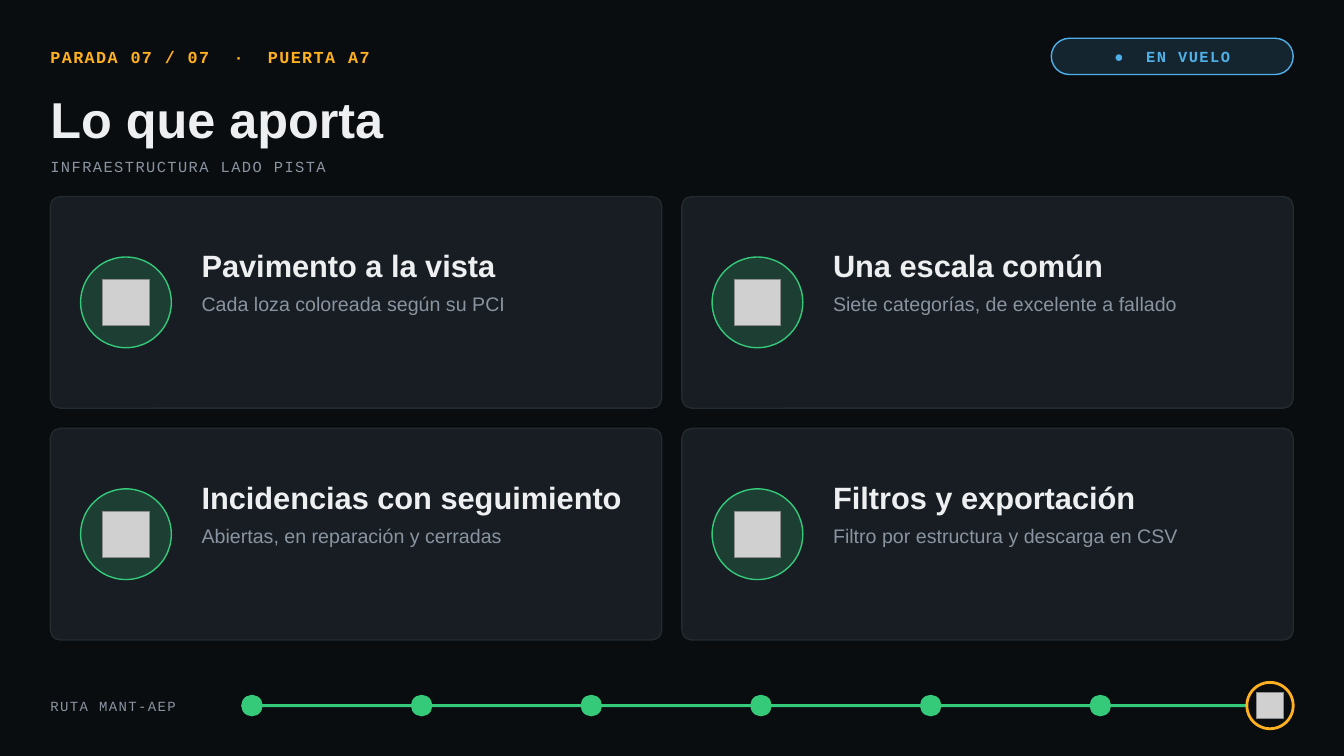
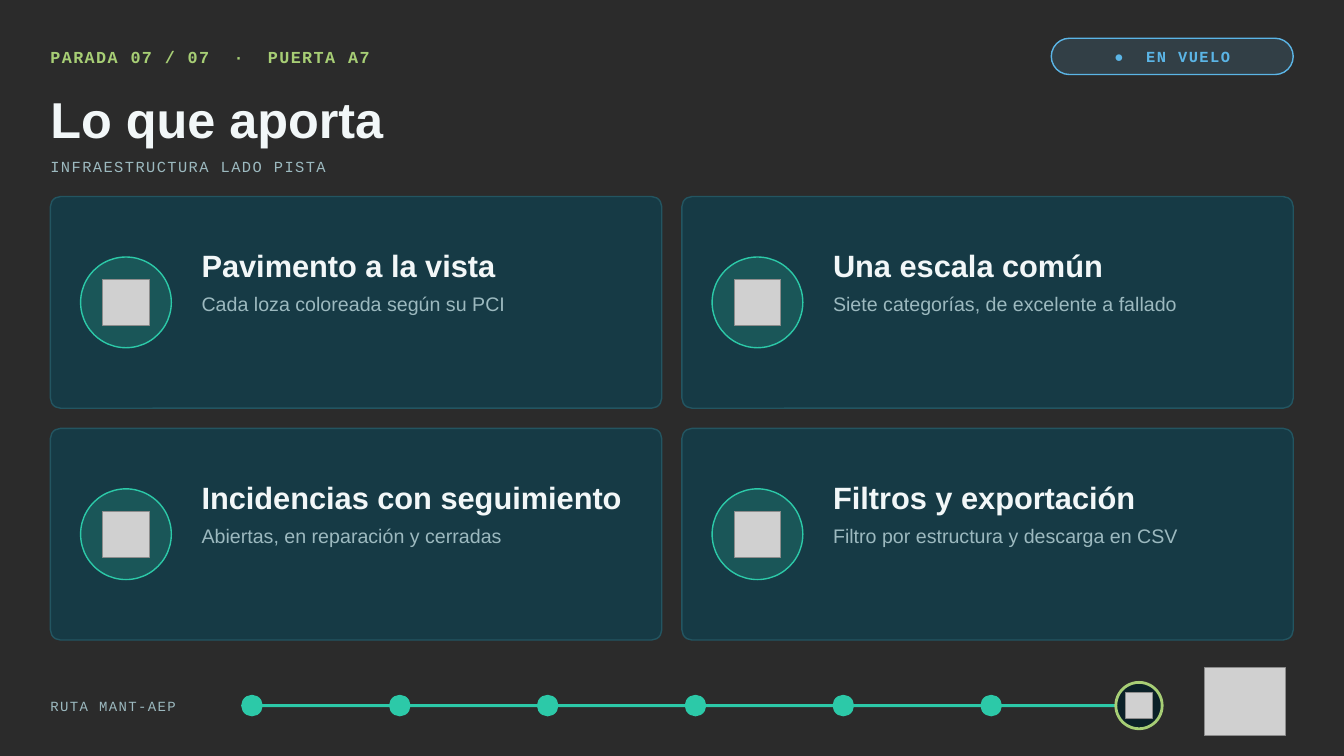
Before and after one commit to priscilacaputo/Presentaci-n-, a slide deck: slide 29 of presentacion/Presentacion_Mantenimiento_AEP.pptx. Drawn at 1344x756 pixels with LibreOffice and Linux fonts; fonts in the diff are those of the drawing; grey boxes stand for pictures; background and template pictures are left out; a plain dark background stands for a picture behind light text. Boxes give left, top, right and bottom in pixels: in the first picture for what was removed or moved away, otherwise in the second. Text is boxed around its words. In the diff, an @@ line names an element or a change of style, - is before the commit and + after.

```diff
--- a/presentacion/Presentacion_Mantenimiento_AEP.pptx
+++ b/presentacion/Presentacion_Mantenimiento_AEP.pptx
@@ background #0A0D10 to picture (left out) @@
@@ text "PARADA 07 / 07 · ..." at (x1=50, y1=52, x2=370, y2=63): text colour #FFB020 to #A7CE75 @@
@@ text "● EN VUELO" at (x1=1146, y1=51, x2=1230, y2=62): text colour #4FB0E8 to #5BB5E6 @@
@@ rounded rectangle at (x1=1052, y1=38, x2=1294, y2=75): fill #4FB0E8 at 15% opacity to #5BB5E6 at 15% opacity; outline #4FB0E8 1 pt to #5BB5E6 1 pt @@
@@ fill #171D22 to #163A45; outline #232B31 1 pt to #235561 1 pt in 4 elements at (x1=50, y1=197, x2=662, y2=408), (x1=682, y1=197, x2=1294, y2=408), (x1=50, y1=429, x2=662, y2=640), (x1=682, y1=429, x2=1294, y2=640) @@
@@ text colour #EDEFF1 to #F2F7F8 in 5 elements at (x1=50, y1=103, x2=383, y2=148), (x1=202, y1=254, x2=495, y2=278), (x1=833, y1=254, x2=1103, y2=278), (x1=202, y1=486, x2=622, y2=515), (x1=833, y1=486, x2=1135, y2=515) @@
@@ fill #35C97A at 20% opacity to #2CC9A8 at 20% opacity; outline #35C97A 1 pt to #2CC9A8 1 pt in 4 elements at (x1=81, y1=257, x2=171, y2=348), (x1=713, y1=257, x2=804, y2=348), (x1=81, y1=489, x2=171, y2=580), (x1=713, y1=489, x2=804, y2=580) @@
@@ ellipse added at (x1=1116, y1=683, x2=1163, y2=729), fill #0B2128, outline #A7CE75 2 pt @@
@@ picture added at (x1=1205, y1=667, x2=1286, y2=736) @@
@@ text colour #8A94A0 to #9CB9BF in 6 elements at (x1=50, y1=162, x2=326, y2=172), (x1=202, y1=296, x2=505, y2=315), (x1=833, y1=296, x2=1177, y2=315), (x1=202, y1=528, x2=501, y2=547), (x1=833, y1=529, x2=1177, y2=547), (x1=50, y1=702, x2=176, y2=711) @@
@@ ellipse moved from (x1=411, y1=696, x2=432, y2=716) to (x1=242, y1=696, x2=262, y2=716) @@
@@ ellipse removed at (x1=242, y1=696, x2=262, y2=716) @@
@@ line moved from (252, 706) - (1270, 706) to (252, 706) - (1139, 706) @@
@@ line (252, 706) - (1139, 706): stroke #35C97A 2 pt to #3B7783 1.5 pt dashed @@
@@ line moved from (252, 706) - (1270, 706) to (252, 706) - (1139, 706) @@
@@ line (252, 706) - (1139, 706): stroke #3A444C 1.5 pt dashed to #2CC9A8 2 pt @@
@@ ellipse moved from (x1=582, y1=696, x2=602, y2=716) to (x1=390, y1=696, x2=410, y2=716) @@
@@ ellipse moved from (x1=751, y1=696, x2=771, y2=716) to (x1=537, y1=696, x2=558, y2=716) @@
@@ ellipse moved from (x1=921, y1=696, x2=941, y2=716) to (x1=686, y1=696, x2=706, y2=716) @@
@@ fill #35C97A to #2CC9A8; outline #35C97A 1 pt to #2CC9A8 1 pt in 5 elements at (x1=242, y1=696, x2=262, y2=716), (x1=390, y1=696, x2=410, y2=716), (x1=537, y1=696, x2=558, y2=716), (x1=686, y1=696, x2=706, y2=716), (x1=834, y1=696, x2=854, y2=716) @@
@@ ellipse moved from (x1=1091, y1=696, x2=1111, y2=716) to (x1=834, y1=696, x2=854, y2=716) @@
@@ ellipse resized from (x1=1247, y1=683, x2=1294, y2=729) to (x1=981, y1=696, x2=1001, y2=716) @@
@@ ellipse at (x1=981, y1=696, x2=1001, y2=716): fill #0A0D10 to #2CC9A8; outline #FFB020 2 pt to #2CC9A8 1 pt @@
@@ picture added at (x1=1126, y1=693, x2=1152, y2=719) @@
@@ picture removed at (x1=1257, y1=693, x2=1284, y2=719) @@
```
Also in this commit, not shown: 30 other slides changed, 20 other files.
